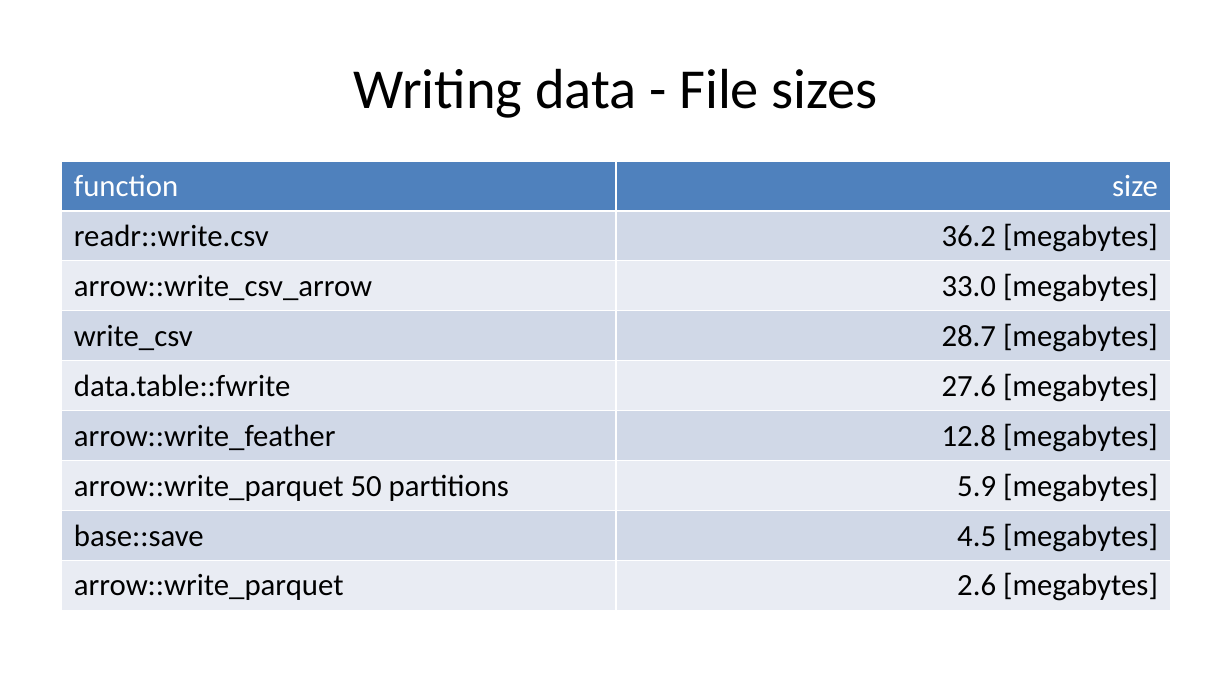
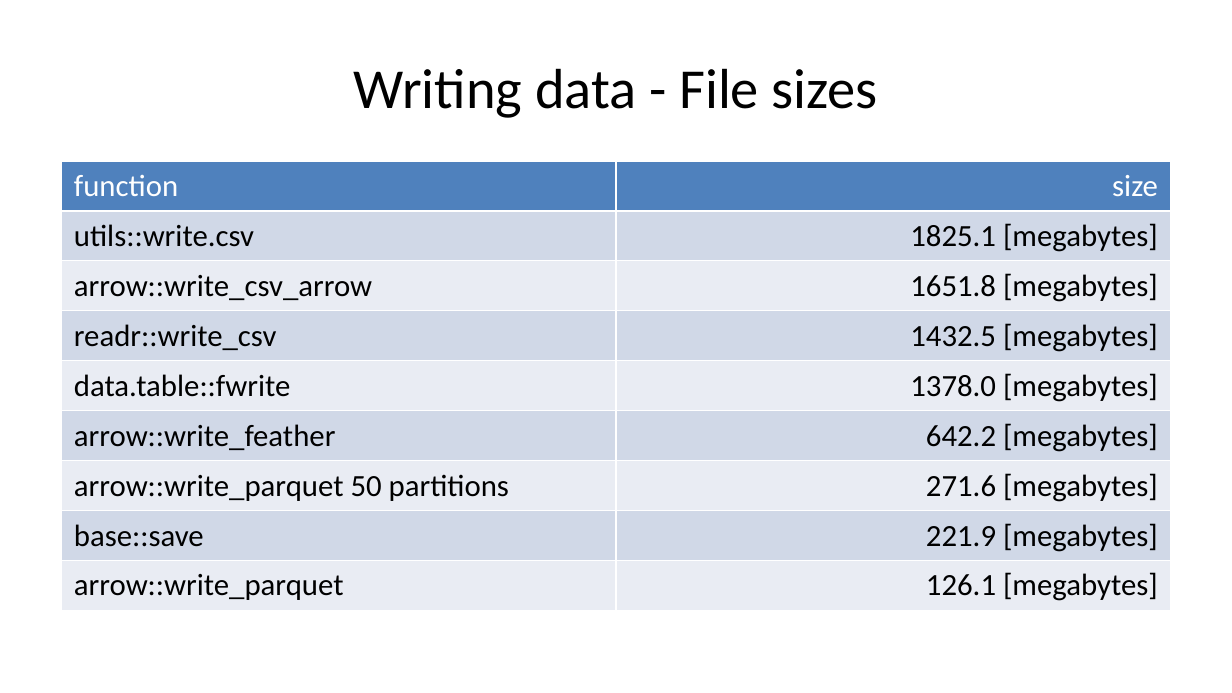
Before and after one commit to USEPA/biggish_data_r, a slide deck: slide 17 of presentation/biggish_data.pptx (slide 16 before the commit). Drawn at 1232x693 pixels with LibreOffice and Linux fonts; fonts in the diff are those of the drawing. Boxes give left, top, right and bottom in pixels: in the first picture for what was removed or moved away, otherwise in the second. Text is boxed around its words. In the diff, an @@ line names an element or a change of style, - is before the commit and + after.

```diff
--- a/presentation/biggish_data.pptx
+++ b/presentation/biggish_data.pptx
@@ table at (62,161,1170,605) @@
-row 2, column 1: readr::write.csv
+row 2, column 1: utils::write.csv
-row 2, column 2: 36.2 [megabytes]
+row 2, column 2: 1825.1 [megabytes]
-row 3, column 2: 33.0 [megabytes]
+row 3, column 2: 1651.8 [megabytes]
-row 4, column 1: write_csv
+row 4, column 1: readr::write_csv
-row 4, column 2: 28.7 [megabytes]
+row 4, column 2: 1432.5 [megabytes]
-row 5, column 2: 27.6 [megabytes]
+row 5, column 2: 1378.0 [megabytes]
-row 6, column 2: 12.8 [megabytes]
+row 6, column 2: 642.2 [megabytes]
-row 7, column 2: 5.9 [megabytes]
+row 7, column 2: 271.6 [megabytes]
-row 8, column 2: 4.5 [megabytes]
+row 8, column 2: 221.9 [megabytes]
-row 9, column 2: 2.6 [megabytes]
+row 9, column 2: 126.1 [megabytes]
```
Also in this commit, not shown: 32 other slides changed, 4 slides added, 4 other files.
